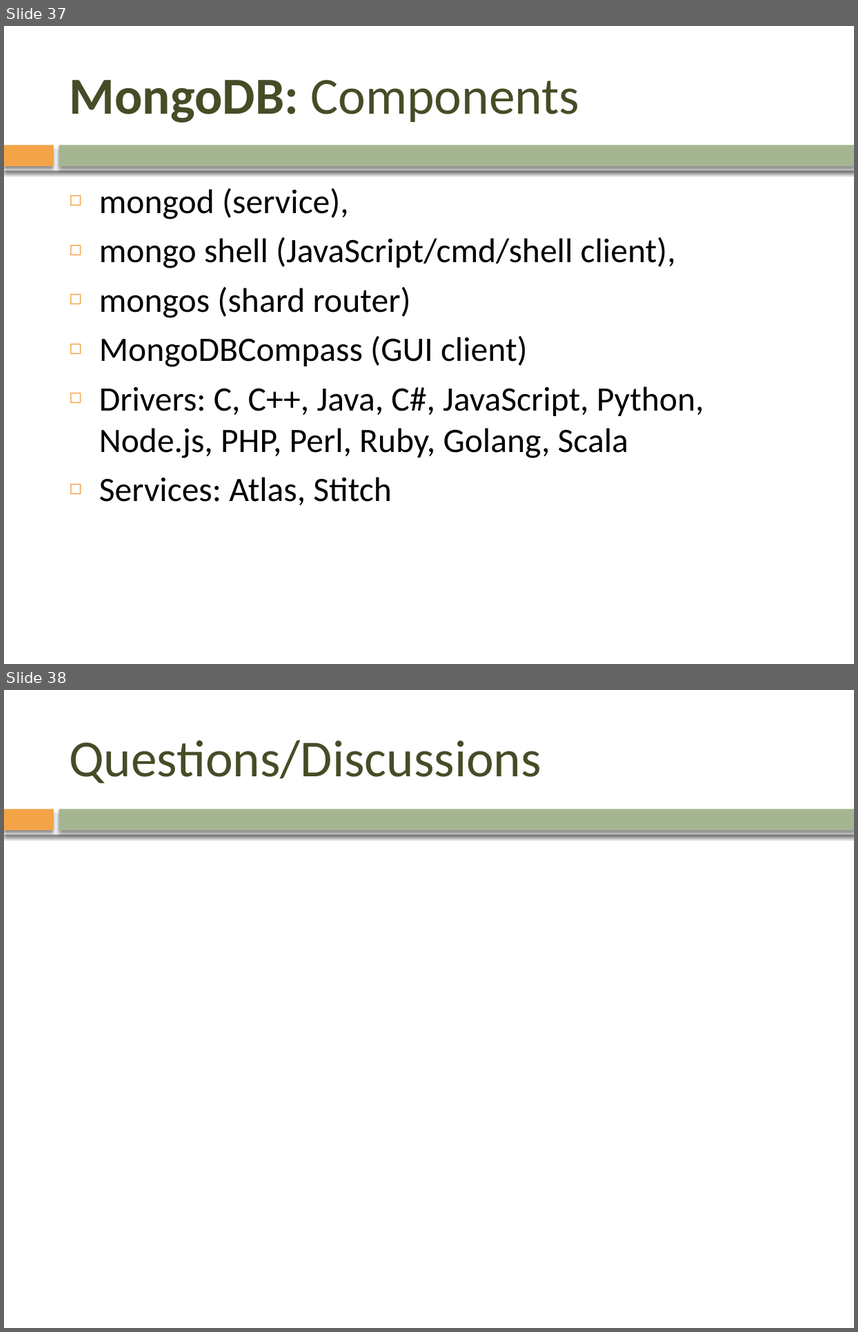
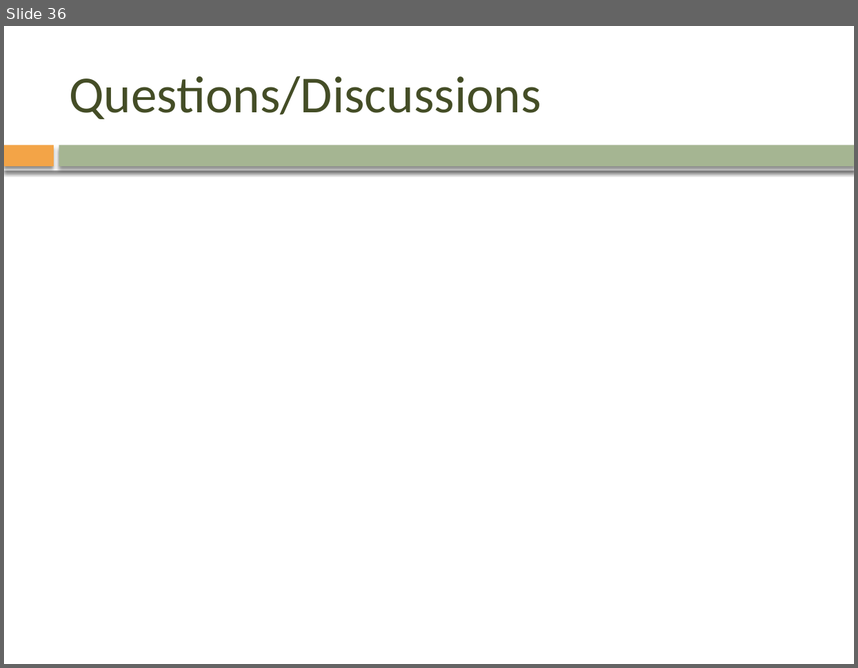
Before and after one commit to mrviit/notes, a slide deck: pp_template/nonsql/NoSQL.pptx. Shown one above the other, each under a label of ours: slides 37 and 38 before the commit, slide 36 after it. The pictures are 858x1332 and 858x668 pixels, drawn with LibreOffice and Linux fonts; fonts in the diff are those of the drawing; background and template pictures are left out. Boxes give left, top, right and bottom in pixels: in the first picture for what was removed or moved away, otherwise in the second. Text is boxed around its words. In the diff, an @@ line names an element or a change of style, - is before the commit and + after.

```diff
--- a/pp_template/nonsql/NoSQL.pptx
+++ b/pp_template/nonsql/NoSQL.pptx
@@ slide 37 removed at <box>4,26,854,664</box>, background picture (left out); not listed: 3 template elements that a slide beside it also shows @@
@@ text removed at <box>70,80,579,123</box> @@
-MongoDB: Components
@@ text removed at <box>99,188,704,505</box> @@
-◻ mongod (service),
-◻ mongo shell (JavaScript/cmd/shell client),
-◻ mongos (shard router)
-◻ MongoDBCompass (GUI client)
-◻ Drivers: C, C++, Java, C#, JavaScript, Python, Node.js, PHP, Perl, Ruby, Golang, Scala
-◻ Services: Atlas, Stitch
@@ what was slide 38 is now slide 36 @@
```
Also in this commit, not shown: 23 slides changed, 2 other slides removed, 2 other files.
